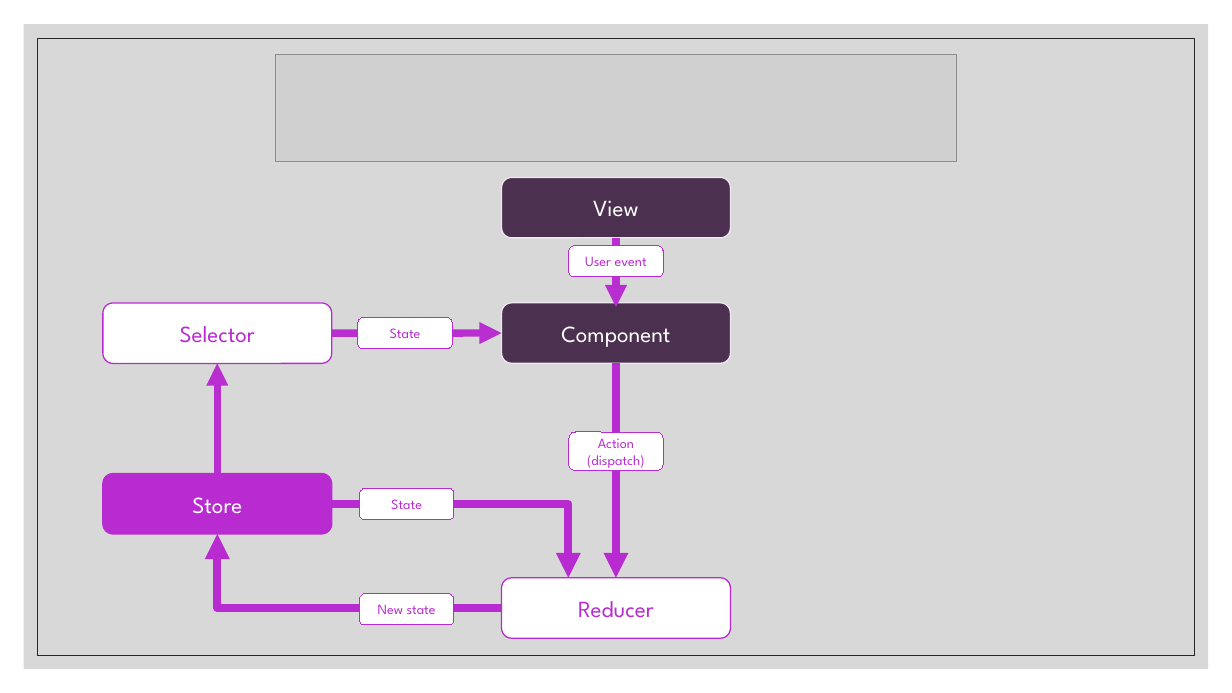
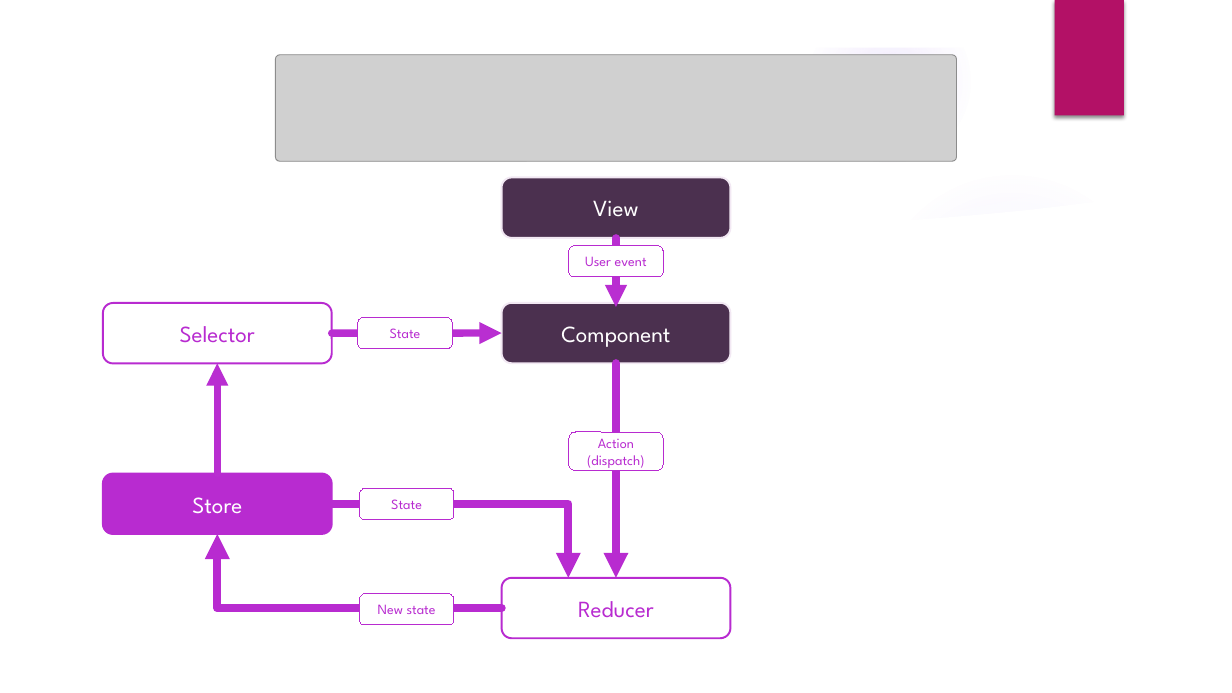
Before and after one commit to VadimPeczynski/NgRx, a slide deck: slide 5 of presentation/ngRx.pptx (slide 3 before the commit). Drawn at 1232x693 pixels with LibreOffice and Linux fonts; fonts in the diff are those of the drawing; grey boxes stand for pictures; background and template pictures are left out. Boxes give left, top, right and bottom in pixels: in the first picture for what was removed or moved away, otherwise in the second. Text is boxed around its words. In the diff, an @@ line names an element or a change of style, - is before the commit and + after.

```diff
--- a/presentation/ngRx.pptx
+++ b/presentation/ngRx.pptx
@@ group added at (0, 0, 1232, 693): 5 ellipses, 3 freeform shapes @@
@@ rectangle removed at (24, 24, 1209, 669) @@
@@ rectangle added at (1055, 0, 1124, 116), fill #B31166 @@
@@ rectangle removed at (38, 38, 1195, 655) @@
@@ rounded rectangle "View" at (502, 177, 731, 238): outline #F2E8F3 1 pt to #F2E8F3 1.5 pt @@
@@ outline #B82BD0 1 pt to #B82BD0 1.5 pt in 3 elements at (502, 578, 731, 638), (103, 473, 332, 533), (103, 303, 332, 363) @@
@@ rounded rectangle "Component" at (502, 303, 731, 363): outline #F2E8F3 1 pt to #F2E8F3 1.5 pt @@
```
Also in this commit, not shown: 2 other slides changed, 8 slides added, 1 other file.
